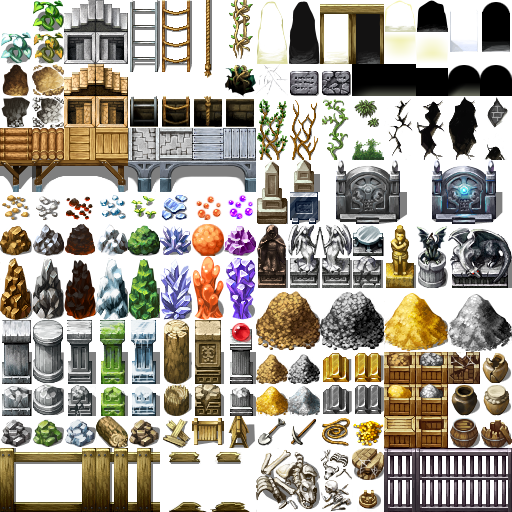
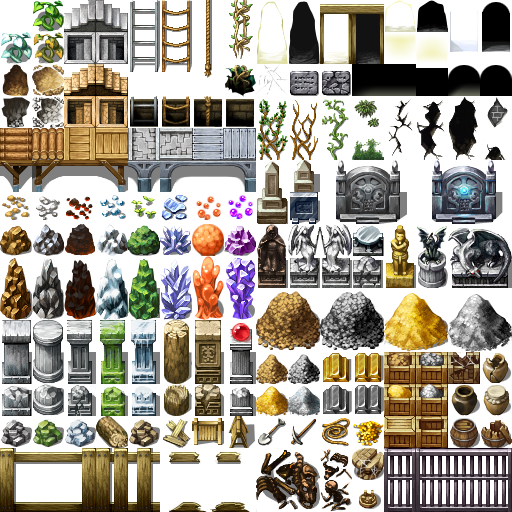
The second 512 x 512 image is a revision of the first. Changes to its layers:
painted on "Layer 1" over [256, 448, 353, 512]
